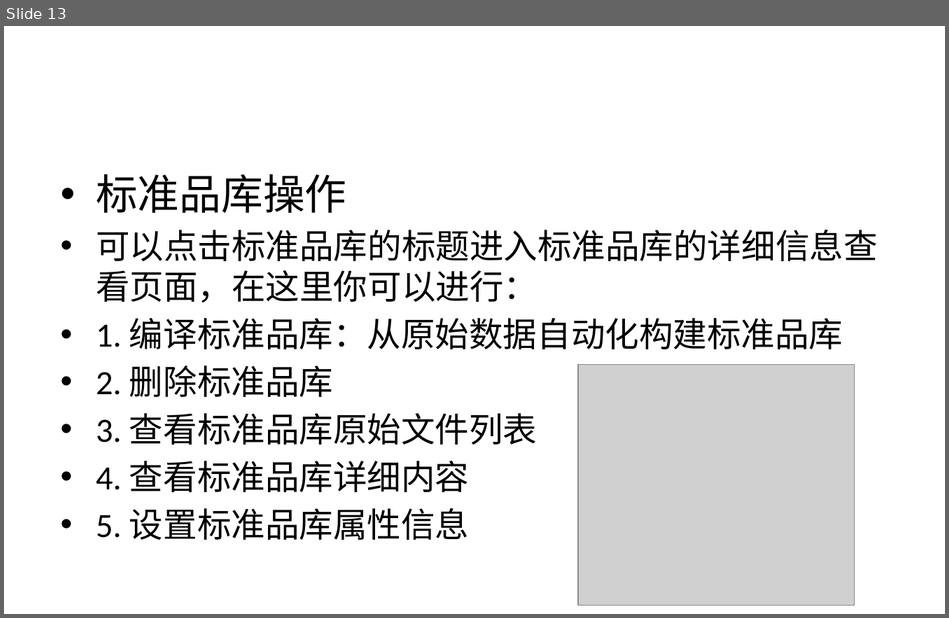
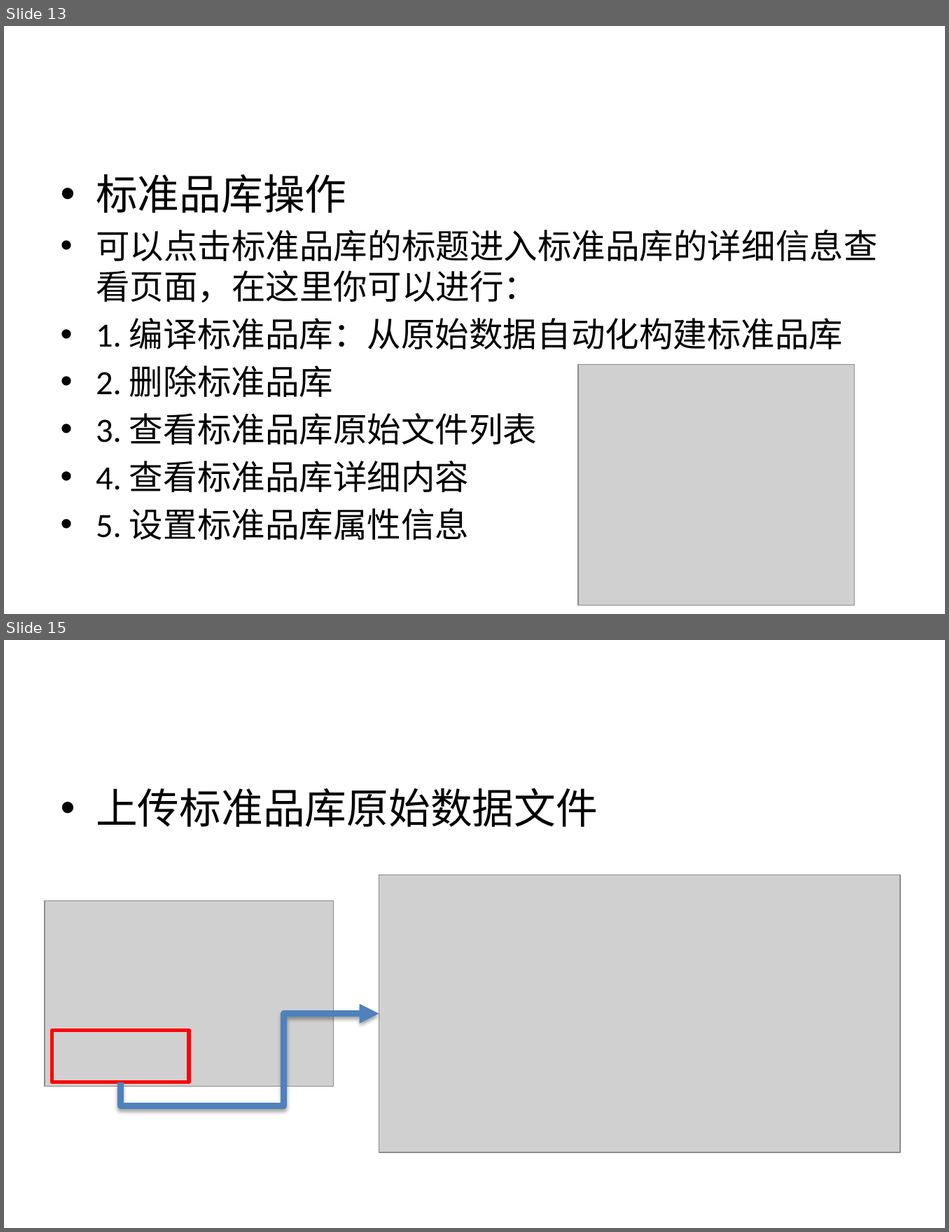
Before and after one commit to BioDeep/docs, a slide deck: Tutorials.pptx. Shown one above the other, each under a label of ours: slide 13 before the commit, slides 13 and 15 after it; the slides between them are not shown. The pictures are 949x618 and 949x1232 pixels, drawn with LibreOffice and Linux fonts; fonts in the diff are those of the drawing; grey boxes stand for pictures. Boxes give left, top, right and bottom in pixels: in the first picture for what was removed or moved away, otherwise in the second. Text is boxed around its words. In the diff, an @@ line names an element or a change of style, - is before the commit and + after.

```diff
--- a/Tutorials.pptx
+++ b/Tutorials.pptx
@@ slide 15 added at (4, 640, 945, 1228), background #FFFFFF @@
@@ text added at (96, 788, 598, 827), 32 pt, text #000000 @@
+• 上传标准品库原始数据文件
@@ picture added at (378, 875, 899, 1152) @@
@@ picture added at (45, 900, 333, 1086) @@
@@ elbow arrow added from (121, 1082) to (378, 1014), #4F81BD 5 pt @@
@@ rectangle added at (52, 1031, 188, 1082), outline #FF0000 3 pt @@
```
Also in this commit, not shown: 1 slide changed, 2 other slides added, 6 other files.
